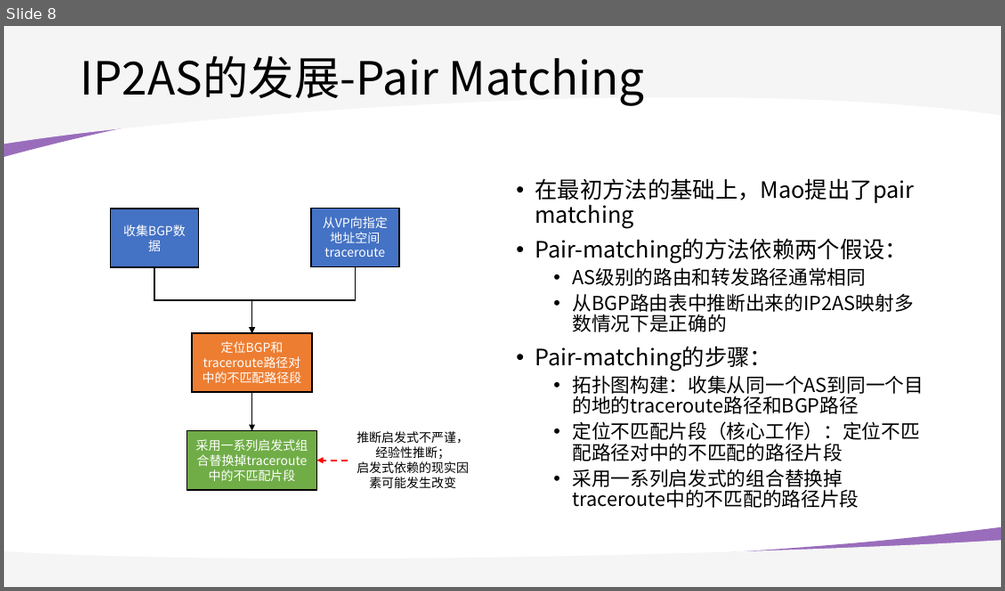
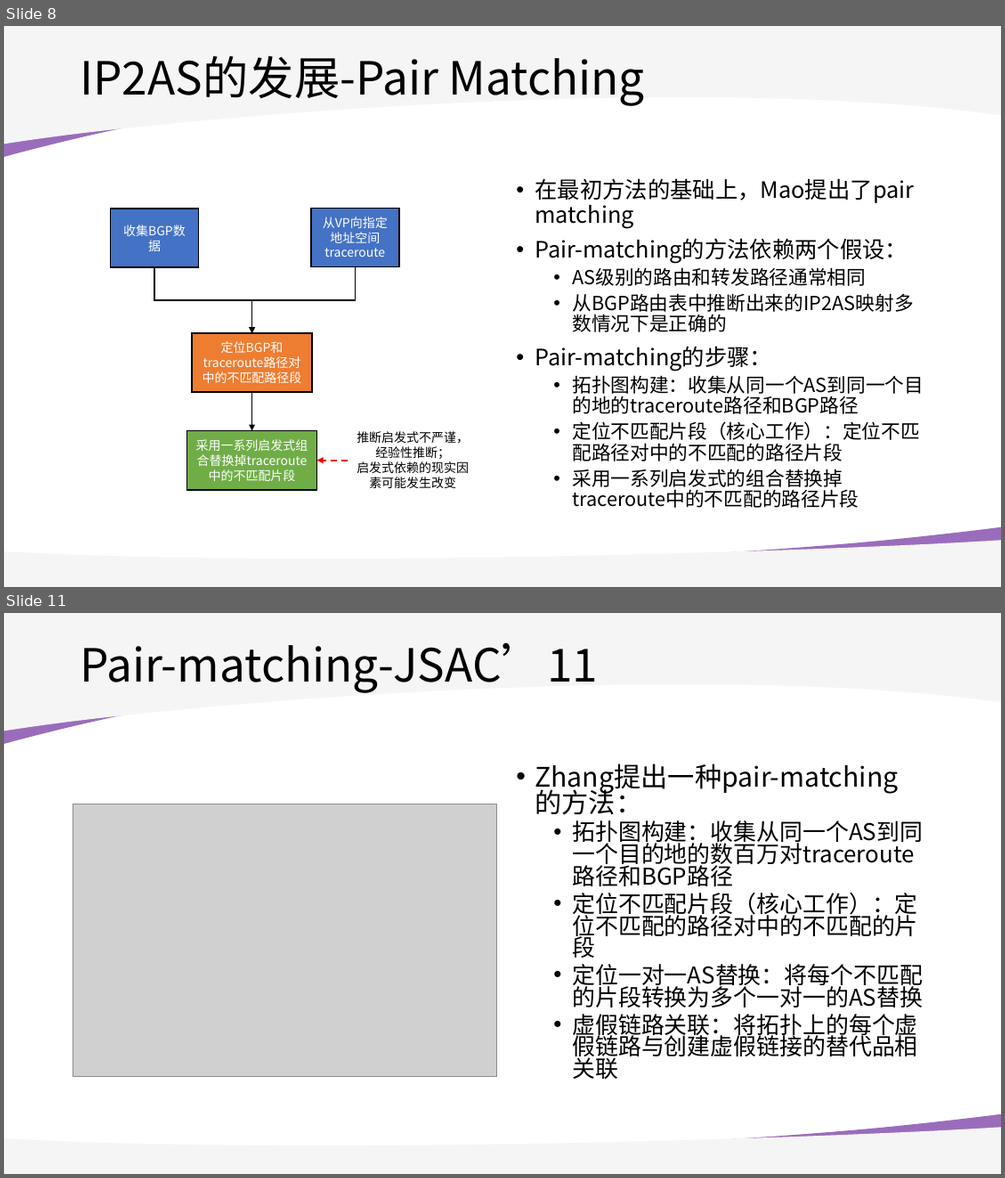
Before and after one commit to WhileBug/IP2AS_survey, a slide deck: PPT/IP2AS_survey.pptx. Shown one above the other, each under a label of ours: slide 8 before the commit, slides 8 and 11 after it; the slides between them are not shown. The pictures are 1005x591 and 1005x1178 pixels, drawn with LibreOffice and Linux fonts; fonts in the diff are those of the drawing; grey boxes stand for pictures; background and template pictures are left out. Boxes give left, top, right and bottom in pixels: in the first picture for what was removed or moved away, otherwise in the second. Text is boxed around its words. In the diff, an @@ line names an element or a change of style, - is before the commit and + after.

```diff
--- a/PPT/IP2AS_survey.pptx
+++ b/PPT/IP2AS_survey.pptx
@@ slide 11 added at [4, 613, 1001, 1174], background #FFFFFF; not listed: 4 template elements that a slide beside it also shows @@
@@ title added at [80, 642, 598, 693], 44 pt, text #000000 @@
+Pair-matching-JSAC’11
@@ text added at [534, 763, 922, 1078], 22.2 pt, text #000000 @@
+• Zhang提出一种pair-matching的方法：
+  • 拓扑图构建：收集从同一个AS到同一个目的地的数百万对traceroute路径和BGP路径
+  • 定位不匹配片段（核心工作）：定位不匹配的路径对中的不匹配的片段
+  • 定位一对一AS替换：将每个不匹配的片段转换为多个一对一的AS替换
+  • 虚假链路关联：将拓扑上的每个虚假链路与创建虚假链接的替代品相关联
@@ picture added at [73, 804, 497, 1077] @@
```
Also in this commit, not shown: 1 slide changed, 5 other slides added, 1 other file.
